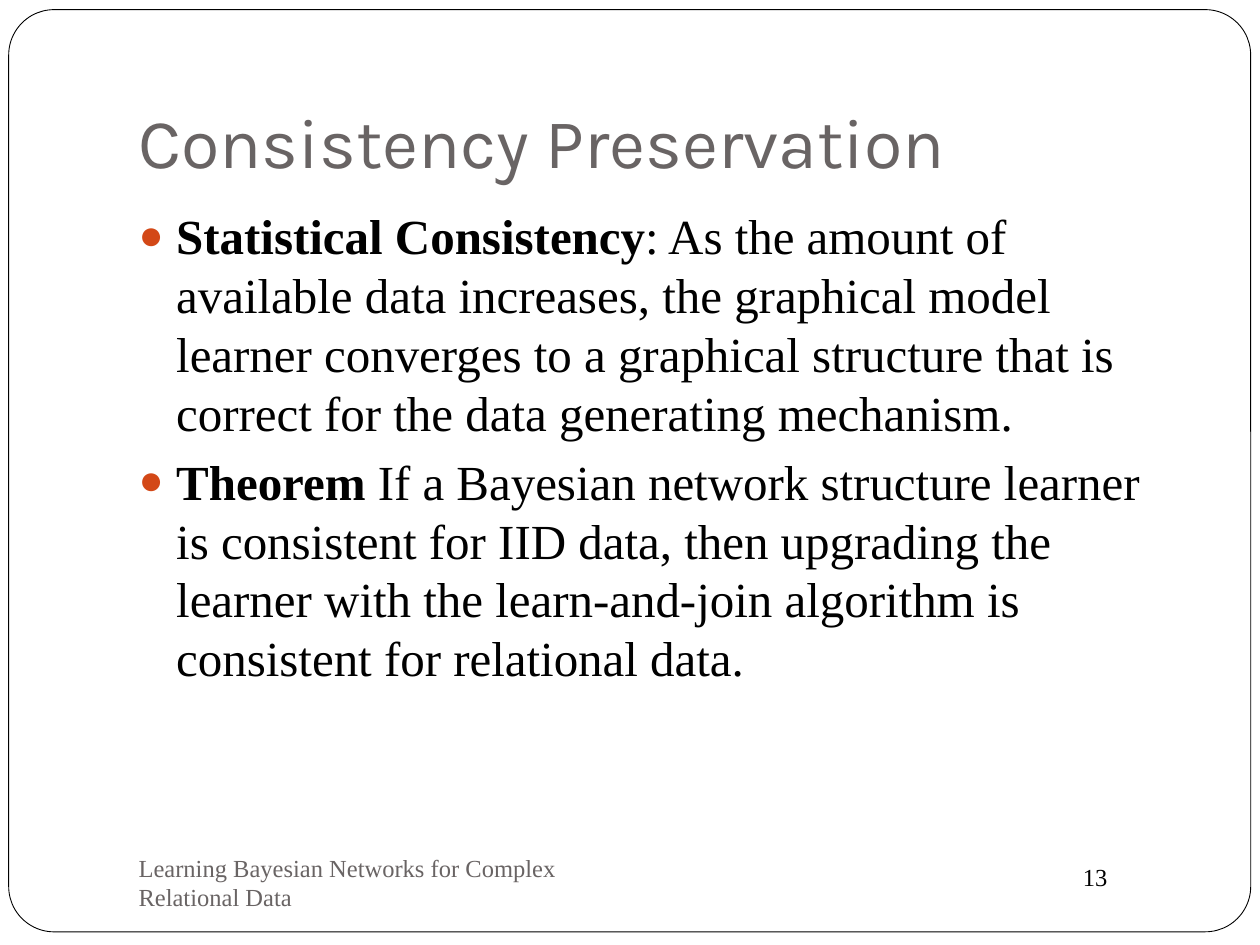
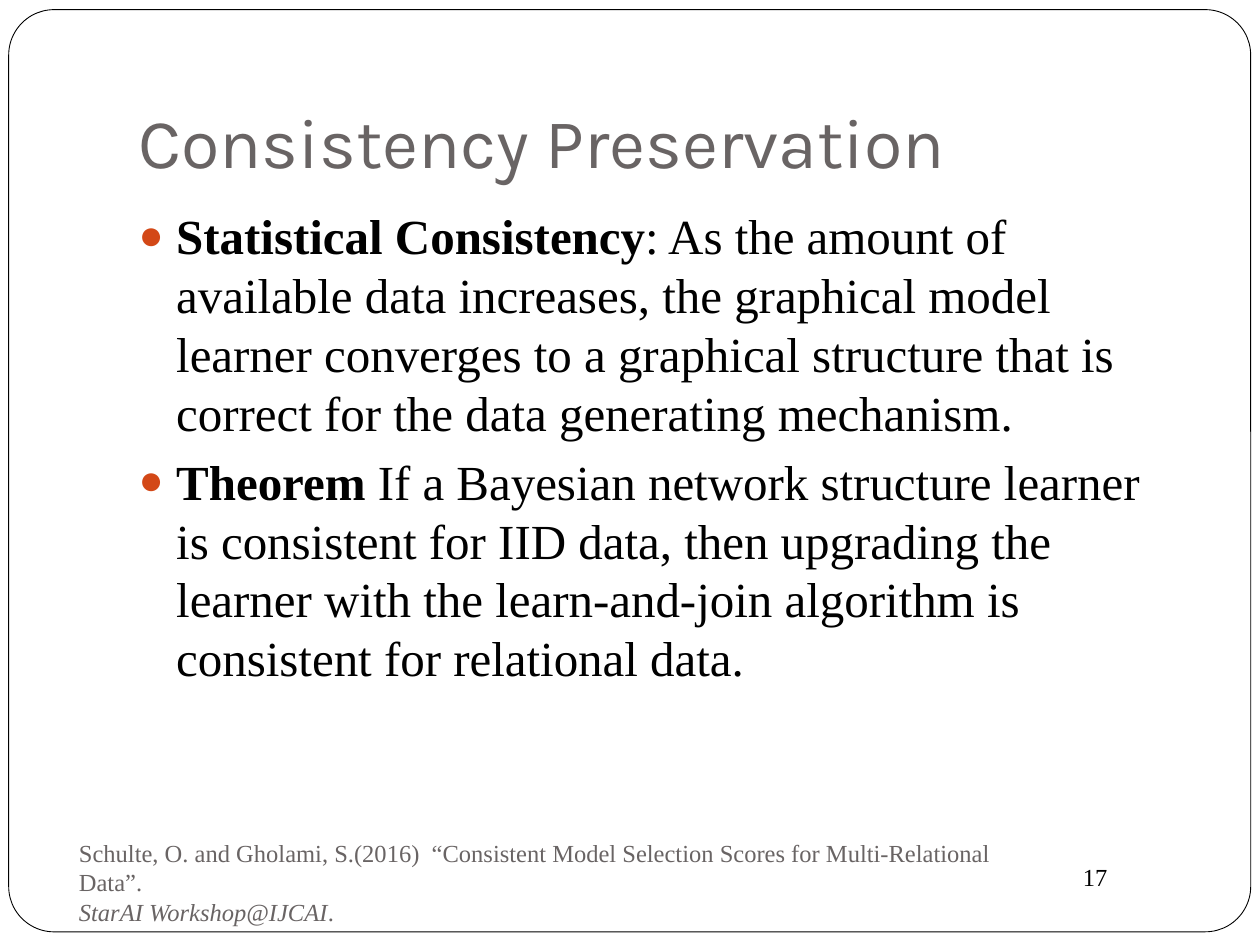
Before and after one commit to oschulte/srl-tutorial-slides, a slide deck: slide 17 of ch4-struc-learning.pptx (slide 13 before the commit). Drawn at 1260x945 pixels with LibreOffice and Linux fonts; fonts in the diff are those of the drawing. Boxes give left, top, right and bottom in pixels: in the first picture for what was removed or moved away, otherwise in the second. Text is boxed around its words. In the diff, an @@ line names an element or a change of style, - is before the commit and + after.

```diff
--- a/ch4-struc-learning.pptx
+++ b/ch4-struc-learning.pptx
@@ text at box(79, 845, 989, 926): text changed @@
-Learning Bayesian Networks for Complex Relational Data
+Schulte, O. and Gholami, S.(2016) “Consistent Model Selection Scores for Multi-Relational Data”.
+StarAI Workshop@IJCAI.
@@ page number at box(1083, 870, 1108, 886): text changed @@
-13
+17
```
Also in this commit, not shown: 8 other slides changed, 4 slides added, 5 other files.
